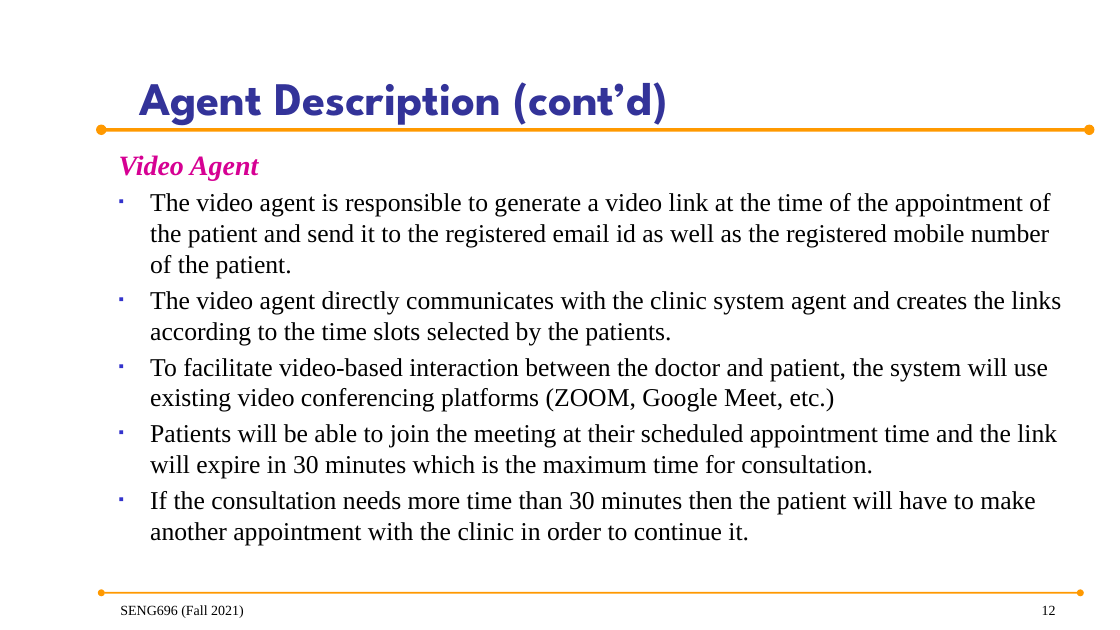
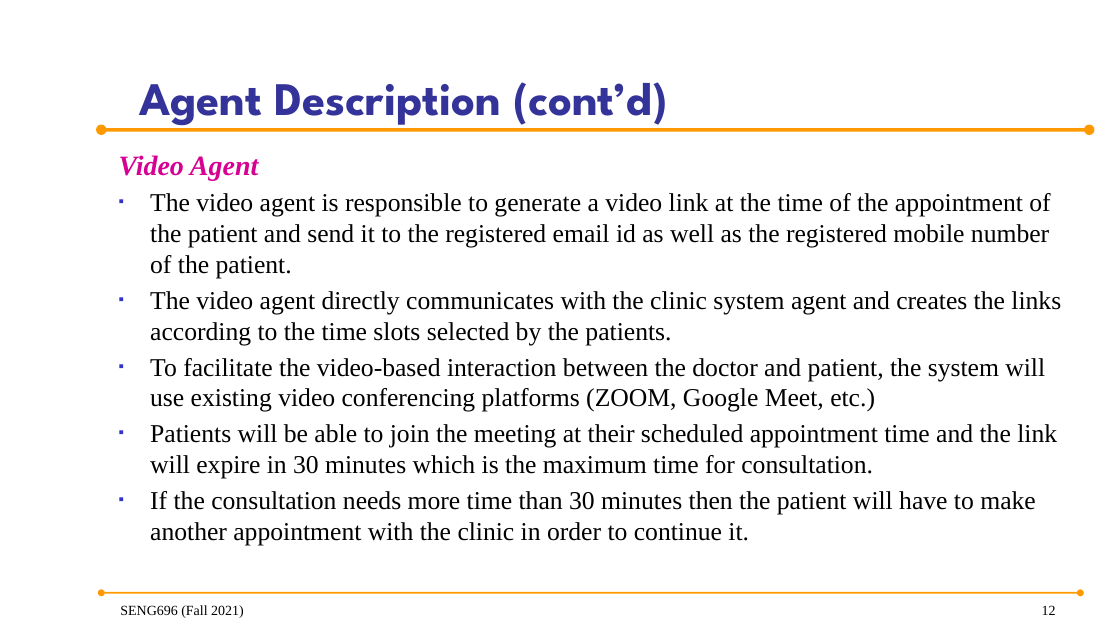
Before and after one commit to anish30145784/SENG696_GroupD, a slide deck: slide 12 of GroupD_ProjectPresentation.pptx. Drawn at 1120x630 pixels with LibreOffice and Linux fonts; fonts in the diff are those of the drawing; background and template pictures are left out. Boxes give left, top, right and bottom in pixels: in the first picture for what was removed or moved away, otherwise in the second. Text is boxed around its words. In the diff, an @@ line names an element or a change of style, - is before the commit and + after.

Commit message:
modified the ppt and the video link agent

```diff
--- a/GroupD_ProjectPresentation.pptx
+++ b/GroupD_ProjectPresentation.pptx
@@ text at [150,358,1045,412]: text changed @@
-▪ To facilitate video-based interaction between the doctor and patient, the system will use existing video conferencing platforms (ZOOM, Google Meet, etc.)
+▪ To facilitate the video-based interaction between the doctor and patient, the system will use existing video conferencing platforms (ZOOM, Google Meet, etc.)
```
